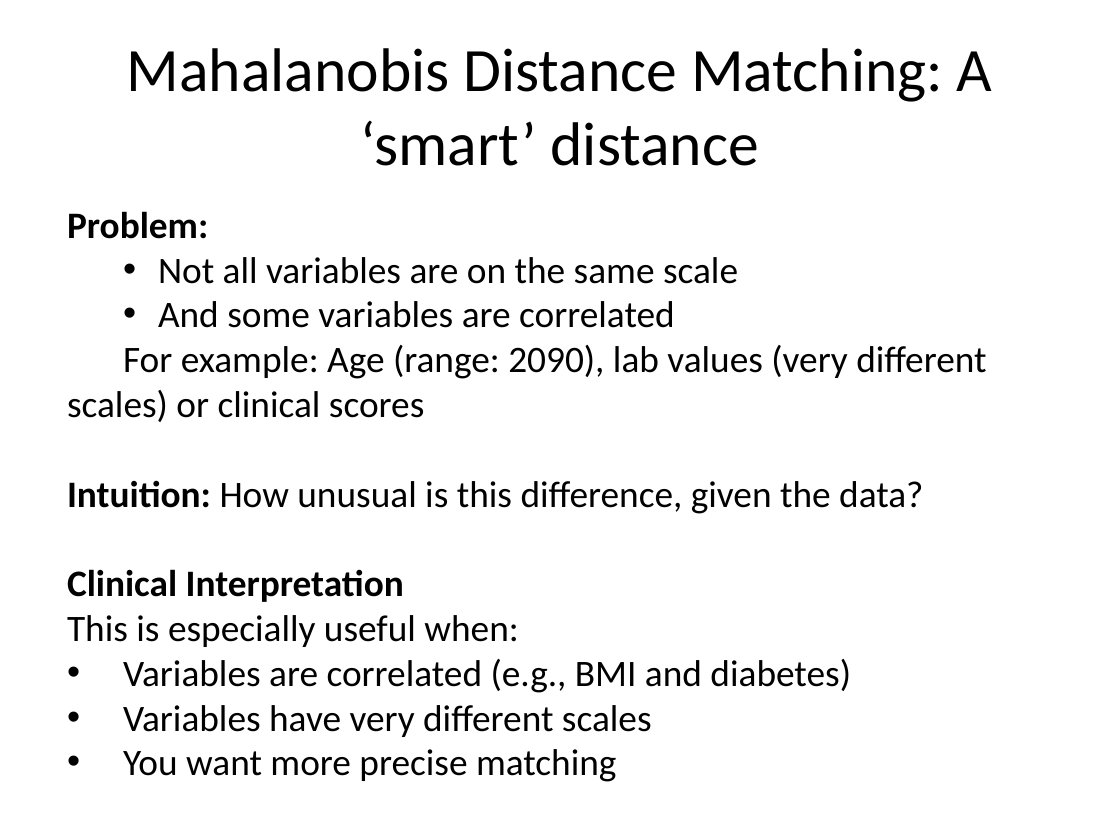
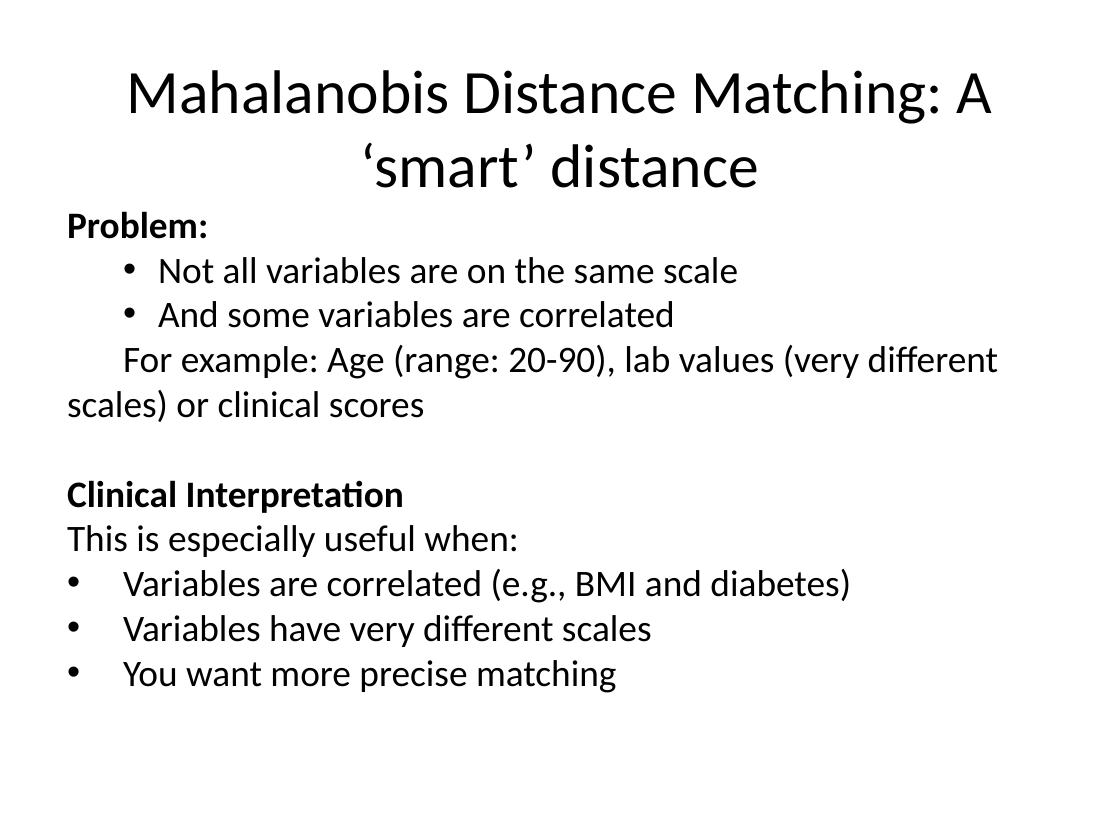
Before and after one commit to cartercompbio/PSTP_bootcamp_2026, a slide deck: slide 9 of Modules/Day_5/MatchingAlgorithms_Lecture.pptx. Drawn at 1120x840 pixels with LibreOffice and Linux fonts; fonts in the diff are those of the drawing. Boxes give left, top, right and bottom in pixels: in the first picture for what was removed or moved away, otherwise in the second. Text is boxed around its words. In the diff, an @@ line names an element or a change of style, - is before the commit and + after.

Commit message:
Update

```diff
--- a/Modules/Day_5/MatchingAlgorithms_Lecture.pptx
+++ b/Modules/Day_5/MatchingAlgorithms_Lecture.pptx
@@ title "Mahalanobis Distance Matching: A ‘smart’ ...": place and size @@
-title "Mahalanobis Distance Matching: A ‘smart’ ..." at (127,48,993,166)
+title "Mahalanobis Distance Matching: A ‘smart’ ..." at (127,70,993,188)
@@ text at (67,345,998,422): text changed @@
-For example: Age (range: 2090), lab values (very different scales) or clinical scores
-Intuition: How unusual is this difference, given the data?
+For example: Age (range: 20-90), lab values (very different scales) or clinical scores
```
Also in this commit, not shown: 7 other slides changed, 3 slides added.
